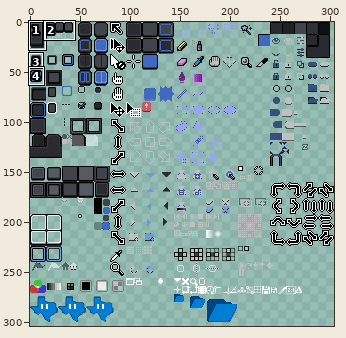
Sprite sheet -- data/extensions/aseprite-theme/sheet.png. Above, an overview of the earlier version with the close-up marked.
Close-up. As it was:
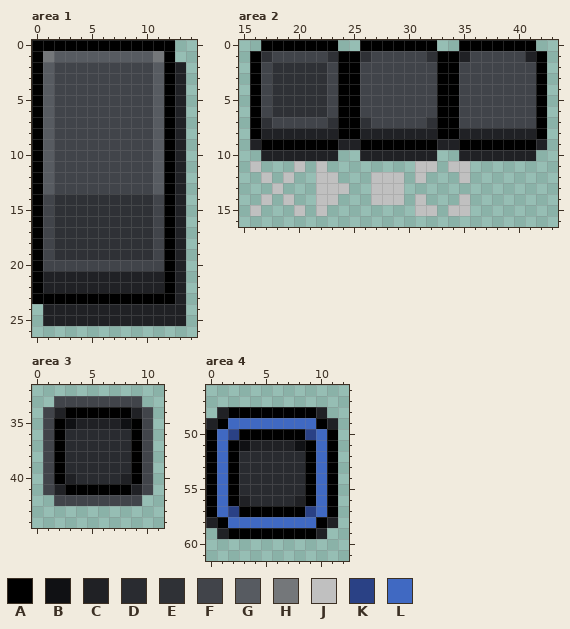
The file is 304x304 pixels. Pixels under 10% opacity are left out. Colours within 5 levels of each other are drawn and written as one. Shown: area 1: x 0..14, y 0..26; area 2: x 15..43, y 0..16; area 3: x 0..11, y 32..44; area 4: x 0..12, y 46..61. The commit also changed other parts of the picture, which this record leaves out.
Palette (. is transparent): A #000000  B #101114  C #202125  D #292b30  E #2f3136  F #41444a  G #575b61  H #74777a  J #c0c0c0  K #2a4185  L #4069c2
And afterwards:
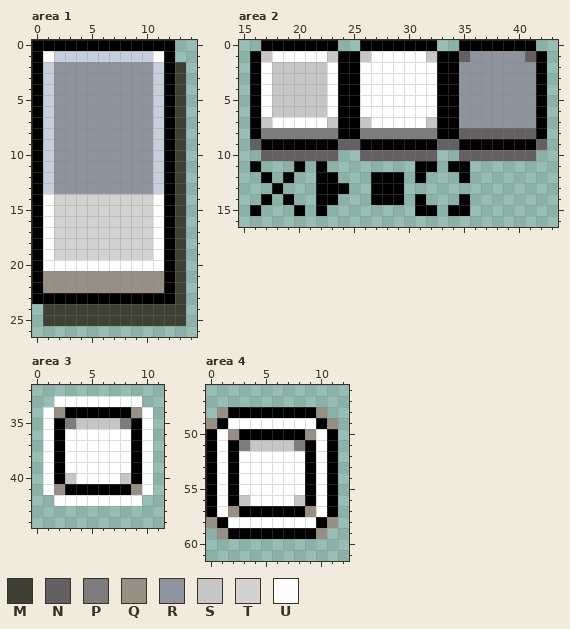
Colours new in this view: M #3d4032  N #645f62  P #7c7c7c  Q #958f84  R #8d949d  S #c6c6c6  T #d2d2d2  U #ffffff
Edits made:
@@ palette @@
-G #575b61
+G #c5cfde
--- area 1
@@ x 0..14 @@
  0 AAAAAAAAAAAAA..
- 1 AHGGGGGGGGGHA..
- 2 AGFFFFFFFFFGAC.
- 3 AGFFFFFFFFFGAC.
- 4 AGFFFFFFFFFGAC.
- 5 AGFFFFFFFFFGAC.
- 6 AGFFFFFFFFFGAC.
- 7 AGFFFFFFFFFGAC.
- 8 AGFFFFFFFFFGAC.
- 9 AGFFFFFFFFFGAC.
-10 AGFFFFFFFFFGAC.
-11 AGFFFFFFFFFGAC.
-12 AGFFFFFFFFFGAC.
-13 AGFFFFFFFFFGAC.
-14 AFEEEEEEEEEFAC.
-15 AFEEEEEEEEEFAC.
-16 AFEEEEEEEEEFAC.
-17 AFEEEEEEEEEFAC.
-18 AFEEEEEEEEEFAC.
-19 AFEEEEEEEEEFAC.
-20 AFFFFFFFFFFFAC.
-21 ACCCCCCCCCCCAC.
-22 ACCCCCCCCCCCAC.
-23 AAAAAAAAAAAAAC.
-24 .CCCCCCCCCCCCC.
-25 .CCCCCCCCCCCCC.
+ 1 AUGGGGGGGGGUA..
+ 2 AGRRRRRRRRRGAM.
+ 3 AGRRRRRRRRRGAM.
+ 4 AGRRRRRRRRRGAM.
+ 5 AGRRRRRRRRRGAM.
+ 6 AGRRRRRRRRRGAM.
+ 7 AGRRRRRRRRRGAM.
+ 8 AGRRRRRRRRRGAM.
+ 9 AGRRRRRRRRRGAM.
+10 AGRRRRRRRRRGAM.
+11 AGRRRRRRRRRGAM.
+12 AGRRRRRRRRRGAM.
+13 AGRRRRRRRRRGAM.
+14 AUTTTTTTTTTUAM.
+15 AUTTTTTTTTTUAM.
+16 AUTTTTTTTTTUAM.
+17 AUTTTTTTTTTUAM.
+18 AUTTTTTTTTTUAM.
+19 AUTTTTTTTTTUAM.
+20 AUUUUUUUUUUUAM.
+21 AQQQQQQQQQQQAM.
+22 AQQQQQQQQQQQAM.
+23 AAAAAAAAAAAAAM.
+24 .MMMMMMMMMMMMM.
+25 .MMMMMMMMMMMMM.
 26 ...............
--- area 2
@@ x 15..43 @@
  0 ..AAAAAAA..AAAAAAA..AAAAAAA..
- 1 .AEFFFFFEAAEFFFFFEAACFFFFFCA.
- 2 .AFEEEEEFAAFFFFFFFAAFFFFFFFA.
- 3 .AFEEEEEFAAFFFFFFFAAFFFFFFFA.
- 4 .AFEEEEEFAAFFFFFFFAAFFFFFFFA.
- 5 .AFEEEEEFAAFFFFFFFAAFFFFFFFA.
- 6 .AFEEEEEFAAFFFFFFFAAFFFFFFFA.
- 7 .AEFFFFFEAAEFFFFFEAAFFFFFFFA.
- 8 .ACCCCCCCAACCCCCCCAACCCCCCCA.
- 9 .CAAAAAAACCAAAAAAACCAAAAAAAC.
-10 ..CCCCCCC..CCCCCCC..CCCCCCC..
-11 .J...J.J........JJ.JJ........
-12 ..J.J..JJ...JJJ.J...J........
-13 ...J...JJJ..JJJ..............
-14 ..J.J..JJ...JJJ.J...J........
-15 .J...J.J........JJ.JJ........
+ 1 .ASUUUUUSAASUUUUUSAANRRRRRNA.
+ 2 .AUSSSSSUAAUUUUUUUAARRRRRRRA.
+ 3 .AUSSSSSUAAUUUUUUUAARRRRRRRA.
+ 4 .AUSSSSSUAAUUUUUUUAARRRRRRRA.
+ 5 .AUSSSSSUAAUUUUUUUAARRRRRRRA.
+ 6 .AUSSSSSUAAUUUUUUUAARRRRRRRA.
+ 7 .ASUUUUUSAASUUUUUSAARRRRRRRA.
+ 8 .APPPPPPPAAPPPPPPPAANNNNNNNA.
+ 9 .NAAAAAAANNAAAAAAANNAAAAAAAN.
+10 ..NNNNNNN..NNNNNNN..NNNNNNN..
+11 .A...A.A........AA.AA........
+12 ..A.A..AA...AAA.A...A........
+13 ...A...AAA..AAA..............
+14 ..A.A..AA...AAA.A...A........
+15 .A...A.A........AA.AA........
 16 .............................
--- area 3
@@ x 0..11 @@
 32 ............
-33 ..FFFFFFFF..
-34 .FCAAAAAACF.
-35 .FABCCCCBAF.
-36 .FADDDDDDAF.
-37 .FADDDDDDAF.
-38 .FADDDDDDAF.
-39 .FADDDDDDAF.
-40 .FACDDDDCAF.
-41 .FCAAAAAACF.
-42 ..FFFFFFFF..
+33 ..UUUUUUUU..
+34 .UQAAAAAAQU.
+35 .UAPSSSSPAU.
+36 .UAUUUUUUAU.
+37 .UAUUUUUUAU.
+38 .UAUUUUUUAU.
+39 .UAUUUUUUAU.
+40 .UASUUUUSAU.
+41 .UQAAAAAAQU.
+42 ..UUUUUUUU..
 43 ............
--- area 4
@@ x 0..12 @@
 47 .............
-48 .CAAAAAAAAC..
-49 CALLLLLLLLAC.
-50 ALKAAAAAAKLA.
-51 ALABCCCCBALA.
-52 ALADDDDDDALA.
-53 ALADDDDDDALA.
-54 ALADDDDDDALA.
-55 ALADDDDDDALA.
-56 ALACDDDDCALA.
-57 ALKAAAAAAKLA.
-58 CALLLLLLLLAC.
-59 .CAAAAAAAAC..
+48 .QAAAAAAAAQ..
+49 QAUUUUUUUUAQ.
+50 AUQAAAAAAQUA.
+51 AUAPSSSSPAUA.
+52 AUAUUUUUUAUA.
+53 AUAUUUUUUAUA.
+54 AUAUUUUUUAUA.
+55 AUAUUUUUUAUA.
+56 AUASUUUUSAUA.
+57 AUQAAAAAAQUA.
+58 QAUUUUUUUUAQ.
+59 .QAAAAAAAAQ..
 60 .............
